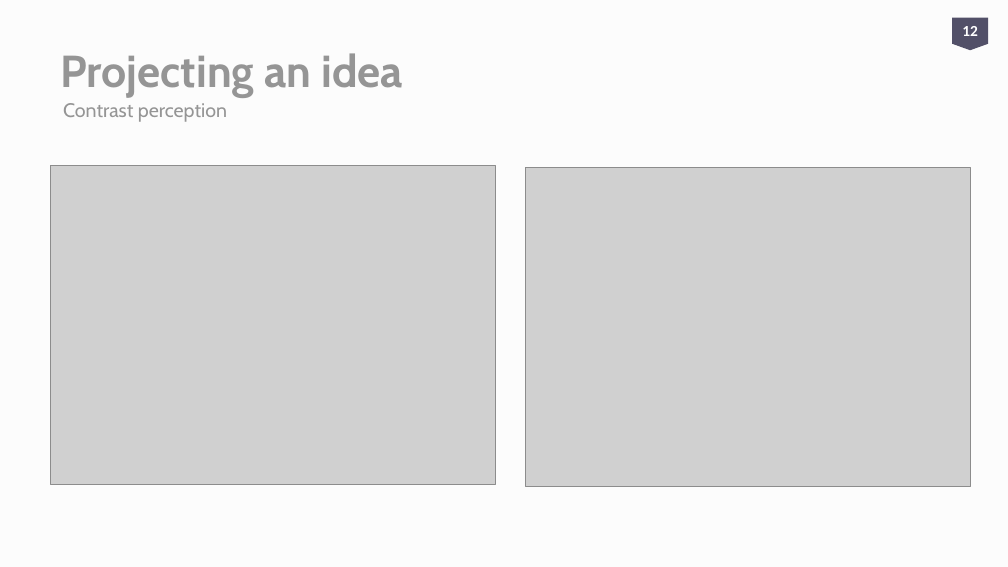
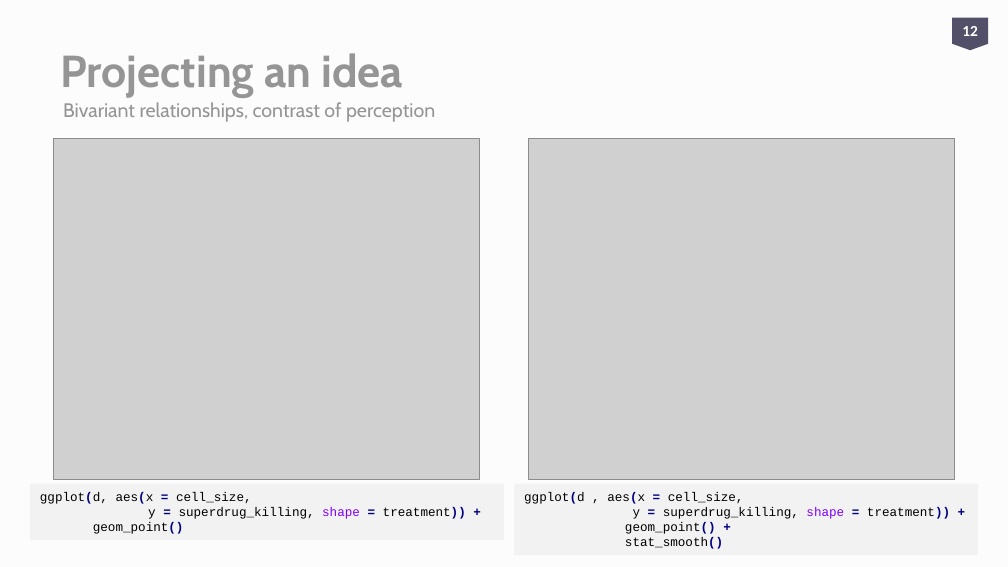
Before and after one commit to aweimann/floto-lab-learning-bioinformatics, a slide deck: slide 12 of presentations/R_worskshop_Statistics_analysisENG.pptx. Drawn at 1008x567 pixels with LibreOffice and Linux fonts; fonts in the diff are those of the drawing; grey boxes stand for pictures. Boxes give left, top, right and bottom in pixels: in the first picture for what was removed or moved away, otherwise in the second. Text is boxed around its words. In the diff, an @@ line names an element or a change of style, - is before the commit and + after.

Commit message:
Modifications on ggplot slides

```diff
--- a/presentations/R_worskshop_Statistics_analysisENG.pptx
+++ b/presentations/R_worskshop_Statistics_analysisENG.pptx
@@ text at [63, 102, 435, 122]: text changed @@
-Contrast perception
+Bivariant relationships, contrast of perception
@@ picture: place and size @@
-picture at [50, 165, 495, 484]
+picture at [53, 138, 480, 479]
@@ picture: place and size @@
-picture at [525, 168, 970, 487]
+picture at [529, 138, 956, 479]
@@ rectangle added at [30, 484, 504, 540], fill #F2F2F2, 9 pt, text #000000 @@
+ggplot(d, aes(x = cell_size,
+y = superdrug_killing, shape = treatment)) +
+geom_point()
@@ rectangle added at [514, 484, 978, 555], fill #F2F2F2, 9 pt, text #000000 @@
+ggplot(d , aes(x = cell_size,
+y = superdrug_killing, shape = treatment)) +
+geom_point() +
+stat_smooth()
```
Also in this commit, not shown: 12 other slides changed, 2 other files.
